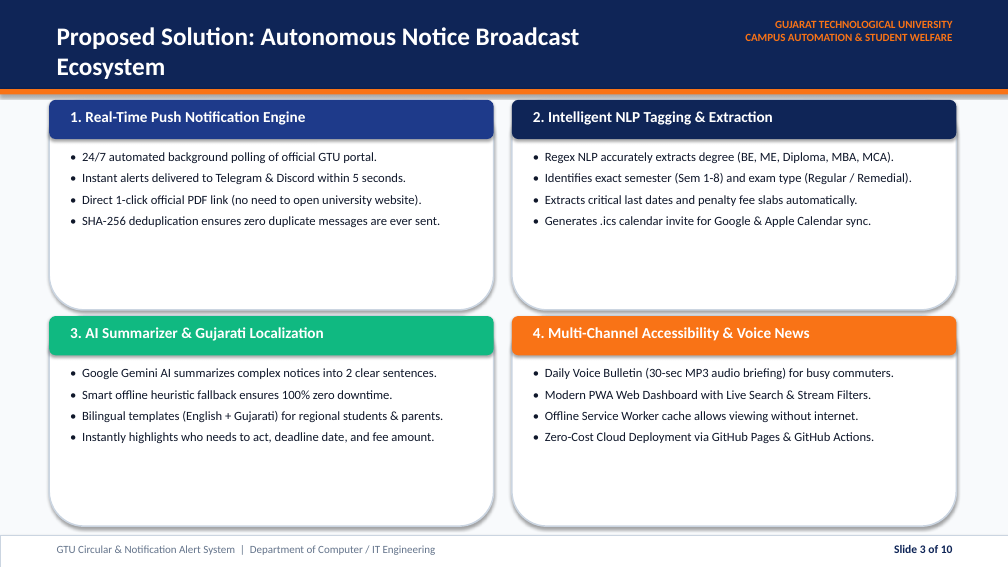
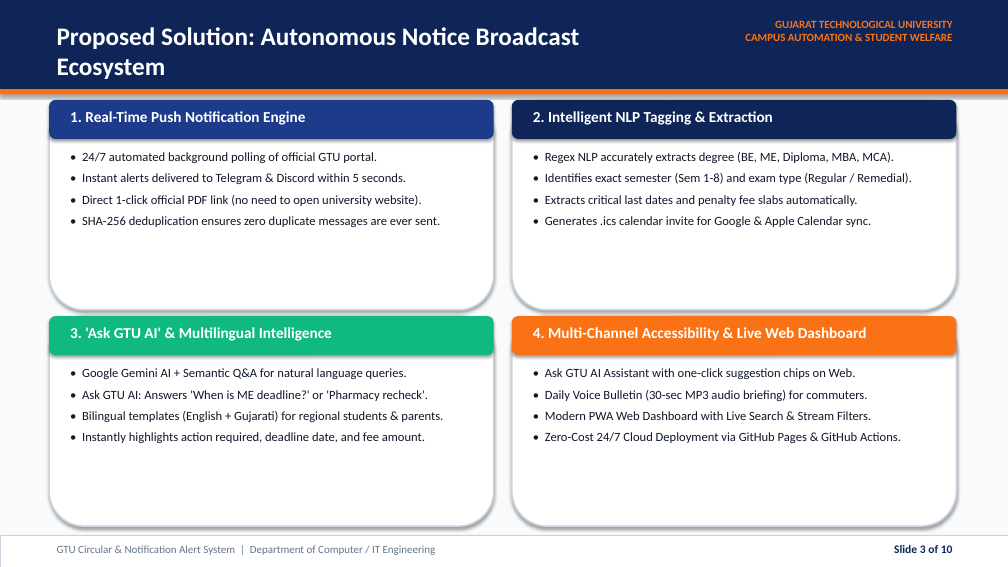
Before and after one commit to SMuhammad24/GTUAlertsystem, a slide deck: slide 3 of SIH2024_GTU_Alert_System_Presentation.pptx. Drawn at 1008x567 pixels with LibreOffice and Linux fonts; fonts in the diff are those of the drawing. Boxes give left, top, right and bottom in pixels: in the first picture for what was removed or moved away, otherwise in the second. Text is boxed around its words. In the diff, an @@ line names an element or a change of style, - is before the commit and + after.

Commit message:
feat: add Ask GTU AI assistant and update presentation deck

```diff
--- a/SIH2024_GTU_Alert_System_Presentation.pptx
+++ b/SIH2024_GTU_Alert_System_Presentation.pptx
@@ text at (70,327,332,341): text changed @@
-3. AI Summarizer & Gujarati Localization
+3. 'Ask GTU AI' & Multilingual Intelligence
@@ text at (533,327,867,341): text changed @@
-4. Multi-Channel Accessibility & Voice News
+4. Multi-Channel Accessibility & Live Web Dashboard
@@ text at (82,368,429,401): text changed @@
-• Google Gemini AI summarizes complex notices into 2 clear sentences.
-• Smart offline heuristic fallback ensures 100% zero downtime.
+• Google Gemini AI + Semantic Q&A for natural language queries.
+• Ask GTU AI: Answers 'When is ME deadline?' or 'Pharmacy recheck'.
@@ text at (545,368,867,401): text changed @@
-• Daily Voice Bulletin (30-sec MP3 audio briefing) for busy commuters.
+• Ask GTU AI Assistant with one-click suggestion chips on Web.
+• Daily Voice Bulletin (30-sec MP3 audio briefing) for commuters.
@@ text at (82,432,425,443): text changed @@
-• Instantly highlights who needs to act, deadline date, and fee amount.
+• Instantly highlights action required, deadline date, and fee amount.
@@ text at (545,432,901,443): text changed @@
-• Offline Service Worker cache allows viewing without internet.
-• Zero-Cost Cloud Deployment via GitHub Pages & GitHub Actions.
+• Zero-Cost 24/7 Cloud Deployment via GitHub Pages & GitHub Actions.
```
Also in this commit, not shown: 3 other slides changed, 8 other files.
